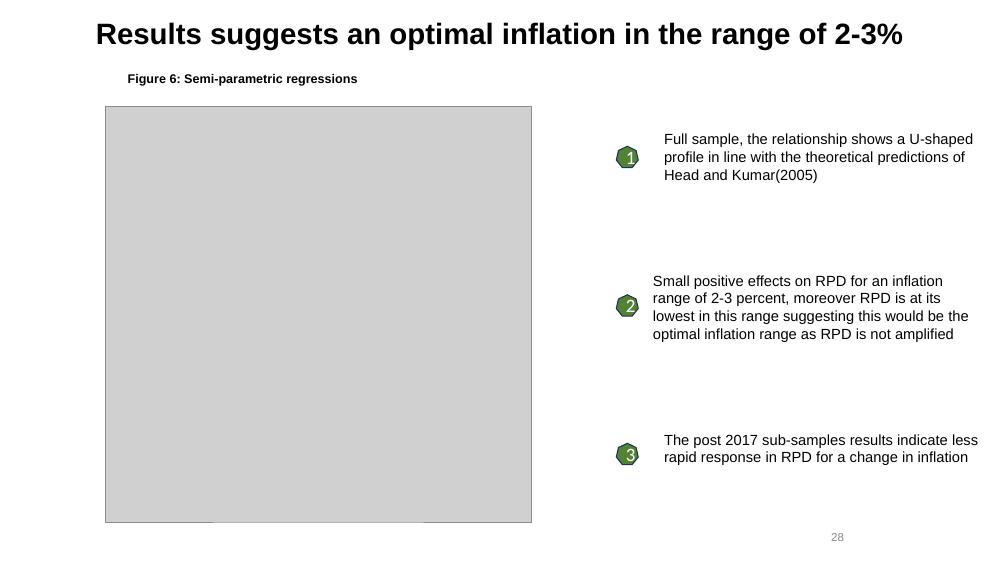
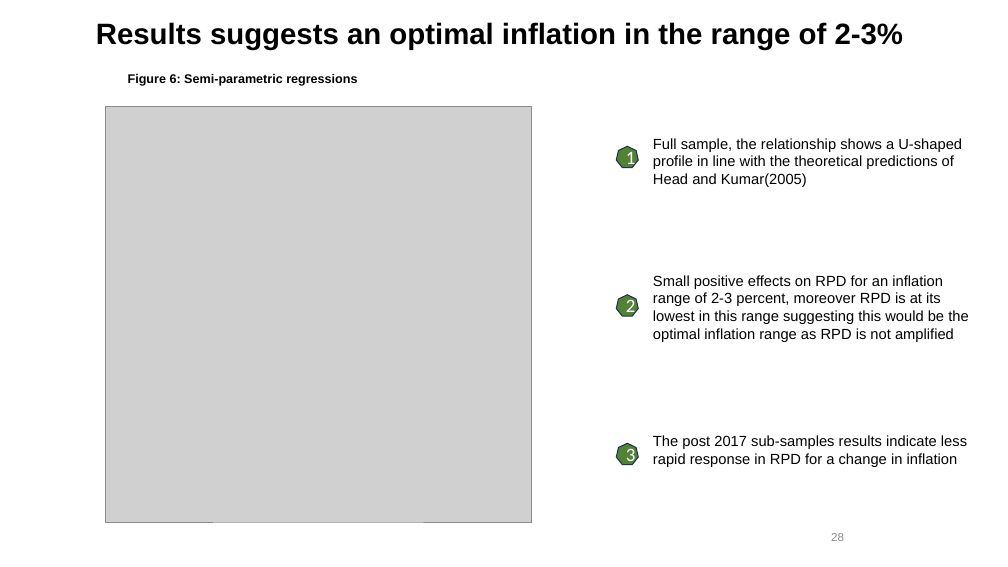
Before and after one commit to xolaniss/inflation_relative_price_variance, a slide deck: slide 28 of Presentation/inflation_relative_price_variance_presentation.pptx. Drawn at 1008x567 pixels with LibreOffice and Linux fonts; fonts in the diff are those of the drawing; grey boxes stand for pictures; background and template pictures are left out. Boxes give left, top, right and bottom in pixels: in the first picture for what was removed or moved away, otherwise in the second. Text is boxed around its words. In the diff, an @@ line names an element or a change of style, - is before the commit and + after.

```diff
--- a/Presentation/inflation_relative_price_variance_presentation.pptx
+++ b/Presentation/inflation_relative_price_variance_presentation.pptx
@@ text "Full sample, the relationship shows ..." moved from (x1=664, y1=133, x2=973, y2=183) to (x1=653, y1=138, x2=962, y2=187) @@
@@ text "The post 2017 sub-samples results ..." moved from (x1=664, y1=434, x2=978, y2=465) to (x1=653, y1=435, x2=967, y2=467) @@
```
Also in this commit, not shown: 11 other slides changed, 1 slide removed.
